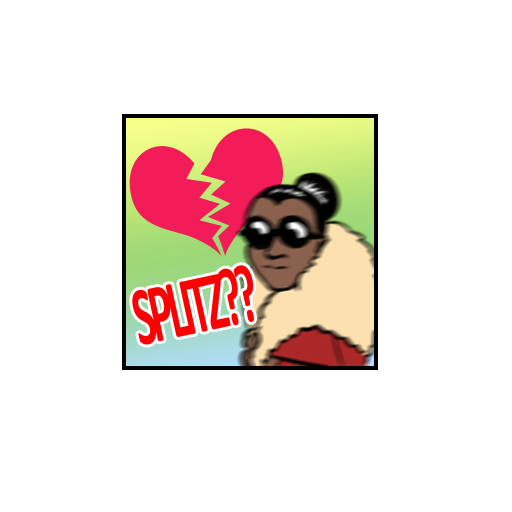
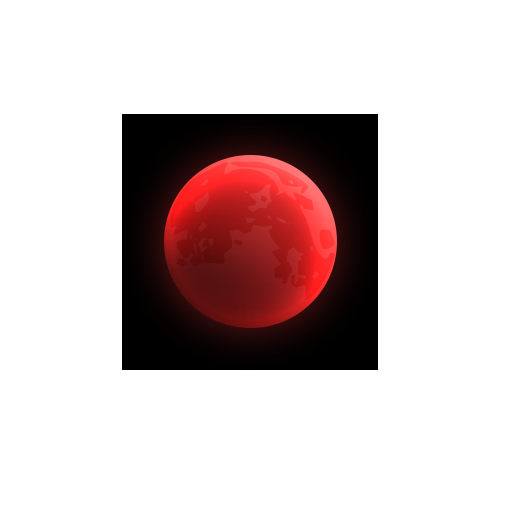
Two versions of the same layered image (512px x 512px). Layer-by-layer changes:
added group "eclipse" with 9 layers above "comic" over left=126, top=118, right=374, bottom=366
added layer "Shape 1" (1st of 2, in "eclipse") (soft light, 52%) in group "eclipse" over left=170, top=161, right=335, bottom=301
added layer "Ellipse 1" (1st of 2, in "eclipse") in group "eclipse" over left=164, top=155, right=337, bottom=328
added layer "Rectangle 1 copy 7" in group "eclipse" over left=126, top=118, right=374, bottom=366
hid group "SPLIT" (9 layers) over left=126, top=118, right=374, bottom=366
hid "Rectangle 1" over left=126, top=118, right=374, bottom=366
